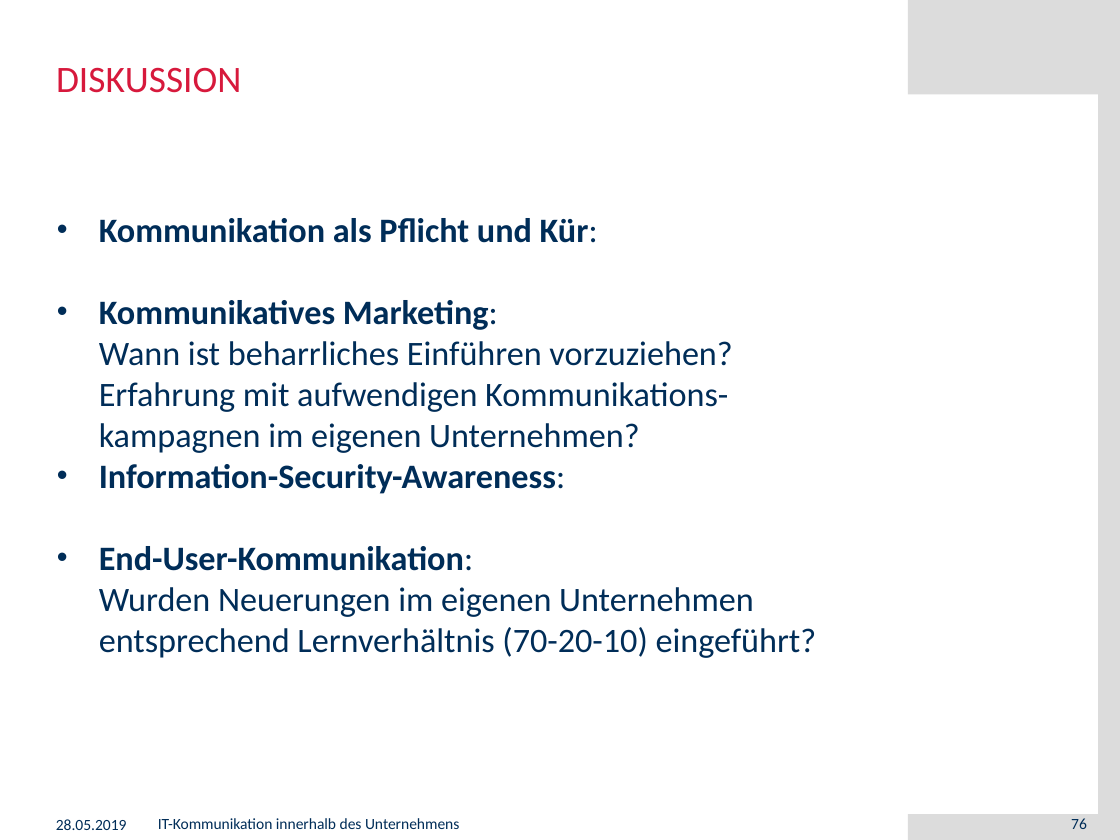
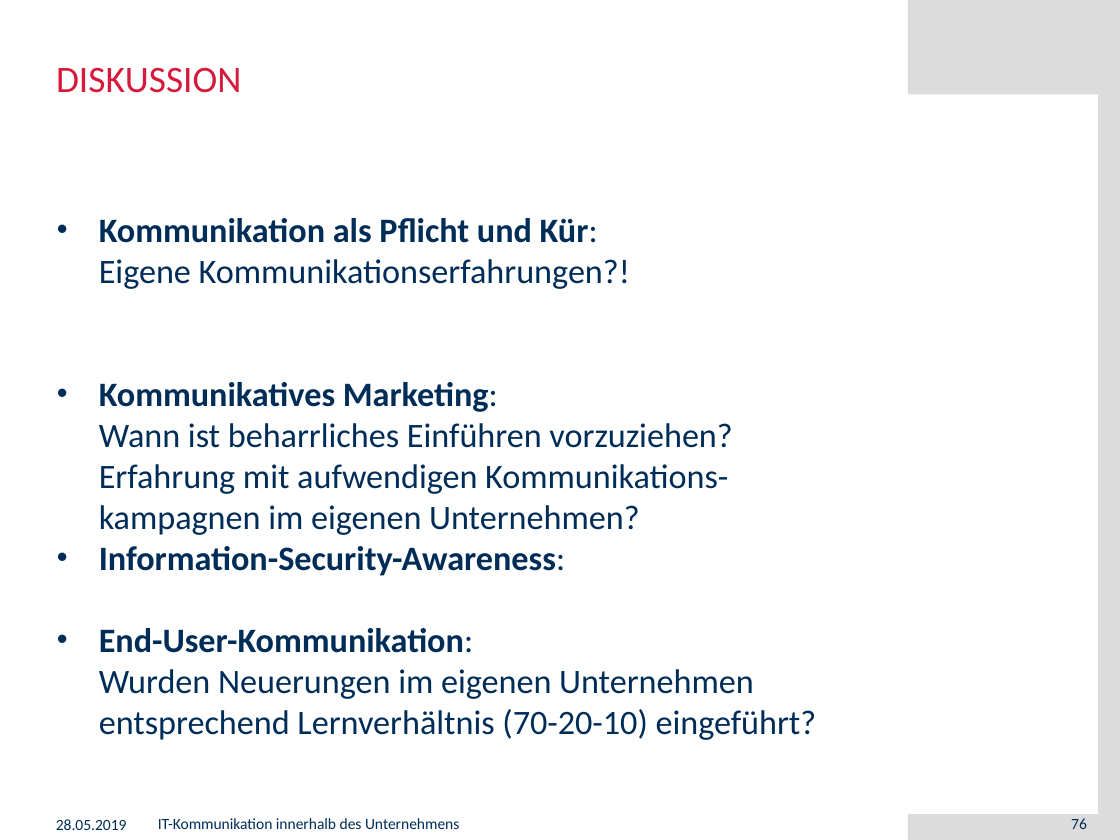
Before and after one commit to muensto/itm_vortrag_1233, a slide deck: slide 76 of 20190528.pptx. Drawn at 1120x840 pixels with LibreOffice and Linux fonts; fonts in the diff are those of the drawing; background and template pictures are left out. Boxes give left, top, right and bottom in pixels: in the first picture for what was removed or moved away, otherwise in the second. Text is boxed around its words. In the diff, an @@ line names an element or a change of style, - is before the commit and + after.

Commit message:
Bio. Aengenheyster; Diskussionsfrage hinzugefügt Kap. 5

```diff
--- a/20190528.pptx
+++ b/20190528.pptx
@@ text at <box>99,218,630,289</box>: text changed; bold off @@
-• Kommunikation als Pflicht und Kür:
+• Kommunikation als Pflicht und Kür:
+  Eigene Kommunikationserfahrungen?!
```
Also in this commit, not shown: 7 other slides changed, 1 slide added, 1 slide removed.
